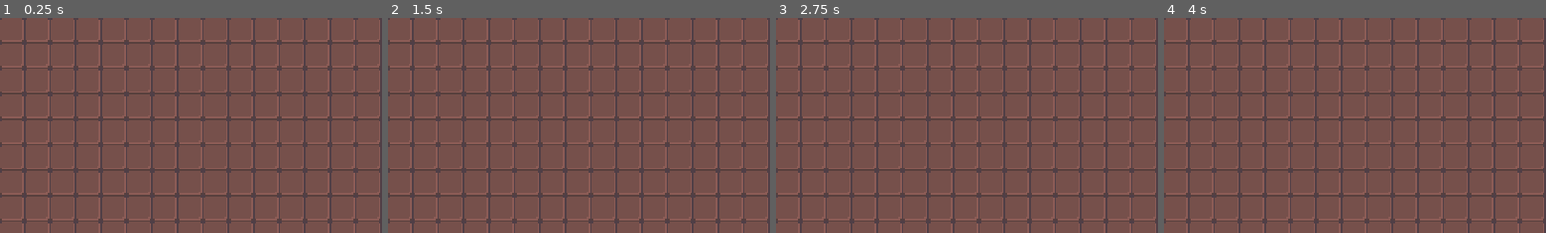
Above: before the commit, frames 1-4 (left to right).
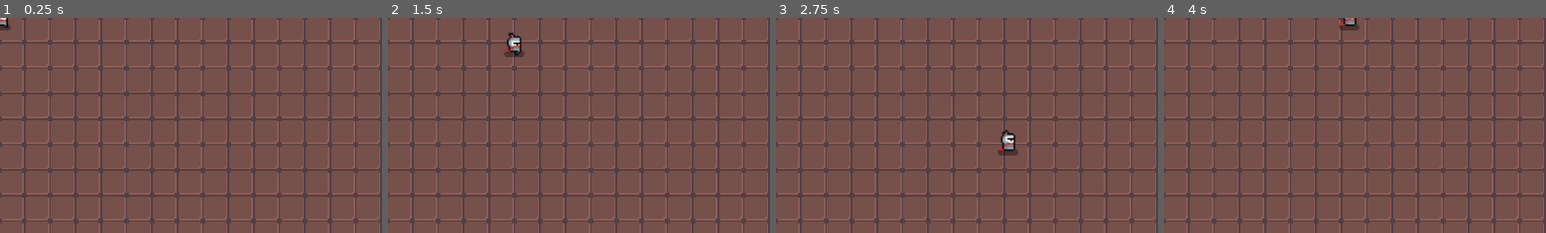
Above: after the commit, the same moments.

Repository: antonio-projects-studio/CoddyGodot
Game: Godot game, scene res://Game.tscn
Two runs of this game, one before a commit and one after it. Both use one fixed random seed, a clock stepped at 60 frames per second and the inputs below.
Inputs (mouse positions are % of the whole screen's width and height, from its top left):
- Up to frame 1 (0.25 s): no input
- Up to frame 2 (1.5 s): move the mouse to (72, 45) at 0.52 s; hold Right (ui_right) 0.53-1.28 s; move the mouse to (30, 55) at 1.27 s; hold Down (ui_down) from 1.28 s (still down)
- Up to frame 3 (2.75 s): move the mouse to (60, 28) at 2.02 s; release Down (ui_down) at 2.03 s; hold Right (ui_right) from 2.03 s (still down)
- Up to frame 4 (4 s): move the mouse to (45, 70) at 2.77 s; release Right (ui_right) at 2.78 s; hold Up (ui_up) 2.78-3.53 s; move the mouse to (80, 65) at 3.52 s; hold Left (ui_left) from 3.53 s (still down)
The pictures show only the part of the screen within x 0-50%, y 0-50%; the shares and areas given below are measured in that part.

The runs differ from the first frame. In frame 1, 0.1% of the frame differs, in the area x 0-3%, y 0-6%; in frame 2, 0.4%; in frame 3, 0.4%, in the area x 58-64%, y 52-64%; in frame 4, 0.3%.

Commit message:
add player

Diff:
--- /dev/null
+++ b/Modules/Module-4-Godot/Roguelike/Characters/Player/FiniteStateMachine.gd
@@ -0,0 +1,34 @@
+extends FiniteStateMachine
+
+
+func _init() -> void:
+	_add_state("idle")
+	_add_state("move")
+
+
+func _ready():
+	set_state(states.idle)
+
+
+func _state_logic(_delta: float) -> void:
+	parent.get_input()
+	parent.move()
+
+
+func _get_transition() -> int:
+	match state:
+		states.idle:
+			if parent.velocity.length() > 10:
+				return states.move
+		states.move:
+			if parent.velocity.length() < 10:
+				return states.idle
+	return -1
+
+
+func _enter_state(_previous_state: int, new_state: int) -> void:
+	match new_state:
+		states.idle:
+			animation_player.play("idle")
+		states.move:
+			animation_player.play("move")
--- /dev/null
+++ b/Modules/Module-4-Godot/Roguelike/Characters/Player/Player.gd
@@ -0,0 +1,21 @@
+extends Character
+
+func _physics_process(_delta):
+	var mouse_direction: Vector2 = (get_global_mouse_position() - global_position).normalized()
+
+	if mouse_direction.x > 0 and animated_sprite.flip_h:
+		animated_sprite.flip_h = false
+	elif mouse_direction.x < 0 and not animated_sprite.flip_h:
+		animated_sprite.flip_h = true
+
+
+func get_input():
+	mov_direction = Vector2.ZERO
+	if Input.is_action_pressed("ui_down"):
+		mov_direction += Vector2.DOWN
+	if Input.is_action_pressed("ui_up"):
+		mov_direction += Vector2.UP
+	if Input.is_action_pressed("ui_right"):
+		mov_direction += Vector2.RIGHT
+	if Input.is_action_pressed("ui_left"):
+		mov_direction += Vector2.LEFT
--- /dev/null
+++ b/Modules/Module-4-Godot/Roguelike/Characters/Player/Player.tscn
@@ -0,0 +1,153 @@
+[gd_scene load_steps=23 format=2]
+
+[ext_resource path="res://Characters/Character.tscn" type="PackedScene" id=1]
+[ext_resource path="res://Characters/Player/Player.gd" type="Script" id=2]
+[ext_resource path="res://Art/v1.1 dungeon crawler 16x16 pixel pack/heroes/knight/knight_run_spritesheet.png" type="Texture" id=4]
+[ext_resource path="res://Characters/Player/FiniteStateMachine.gd" type="Script" id=5]
+[ext_resource path="res://Art/v1.1 dungeon crawler 16x16 pixel pack/heroes/knight/knight_idle_spritesheet.png" type="Texture" id=6]
+
+[sub_resource type="AtlasTexture" id=1]
+atlas = ExtResource( 6 )
+region = Rect2( 0, 0, 16, 16 )
+
+[sub_resource type="AtlasTexture" id=2]
+atlas = ExtResource( 6 )
+region = Rect2( 16, 0, 16, 16 )
+
+[sub_resource type="AtlasTexture" id=3]
+atlas = ExtResource( 6 )
+region = Rect2( 32, 0, 16, 16 )
+
+[sub_resource type="AtlasTexture" id=4]
+atlas = ExtResource( 6 )
+region = Rect2( 48, 0, 16, 16 )
+
+[sub_resource type="AtlasTexture" id=5]
+atlas = ExtResource( 6 )
+region = Rect2( 64, 0, 16, 16 )
+
+[sub_resource type="AtlasTexture" id=6]
+atlas = ExtResource( 6 )
+region = Rect2( 80, 0, 16, 16 )
+
+[sub_resource type="AtlasTexture" id=7]
+atlas = ExtResource( 4 )
+region = Rect2( 0, 0, 16, 16 )
+
+[sub_resource type="AtlasTexture" id=8]
+atlas = ExtResource( 4 )
+region = Rect2( 16, 0, 16, 16 )
+
+[sub_resource type="AtlasTexture" id=9]
+atlas = ExtResource( 4 )
+region = Rect2( 32, 0, 16, 16 )
+
+[sub_resource type="AtlasTexture" id=10]
+atlas = ExtResource( 4 )
+region = Rect2( 48, 0, 16, 16 )
+
+[sub_resource type="AtlasTexture" id=11]
+atlas = ExtResource( 4 )
+region = Rect2( 64, 0, 16, 16 )
+
+[sub_resource type="AtlasTexture" id=12]
+atlas = ExtResource( 4 )
+region = Rect2( 80, 0, 16, 16 )
+
+[sub_resource type="SpriteFrames" id=13]
+animations = [ {
+"frames": [ SubResource( 1 ), SubResource( 2 ), SubResource( 3 ), SubResource( 4 ), SubResource( 5 ), SubResource( 6 ) ],
+"loop": true,
+"name": "idle",
+"speed": 5.0
+}, {
+"frames": [ SubResource( 7 ), SubResource( 8 ), SubResource( 9 ), SubResource( 10 ), SubResource( 11 ), SubResource( 12 ) ],
+"loop": true,
+"name": "move",
+"speed": 5.0
+} ]
+
+[sub_resource type="CapsuleShape2D" id=14]
+radius = 4.0
+height = 0.0
+
+[sub_resource type="Animation" id=15]
+length = 0.001
+tracks/0/type = "value"
+tracks/0/path = NodePath(".:frame")
+tracks/0/interp = 1
+tracks/0/loop_wrap = true
+tracks/0/imported = false
+tracks/0/enabled = true
+tracks/0/keys = {
+"times": PoolRealArray( 0 ),
+"transitions": PoolRealArray( 1 ),
+"update": 0,
+"values": [ 0 ]
+}
+tracks/1/type = "value"
+tracks/1/path = NodePath("AnimatedSprite:frame")
+tracks/1/interp = 1
+tracks/1/loop_wrap = true
+tracks/1/imported = false
+tracks/1/enabled = true
+tracks/1/keys = {
+"times": PoolRealArray( 0 ),
+"transitions": PoolRealArray( 1 ),
+"update": 0,
+"values": [ 0 ]
+}
+
+[sub_resource type="Animation" id=16]
+resource_name = "idle"
+length = 0.6
+loop = true
+tracks/0/type = "value"
+tracks/0/path = NodePath("AnimatedSprite:frame")
+tracks/0/interp = 1
+tracks/0/loop_wrap = true
+tracks/0/imported = false
+tracks/0/enabled = true
+tracks/0/keys = {
+"times": PoolRealArray( 0, 0.1, 0.2, 0.3, 0.4, 0.5 ),
+"transitions": PoolRealArray( 1, 1, 1, 1, 1, 1 ),
+"update": 1,
+"values": [ 0, 1, 2, 3, 4, 5 ]
+}
+
+[sub_resource type="Animation" id=17]
+resource_name = "move"
+length = 0.6
+loop = true
+tracks/0/type = "value"
+tracks/0/path = NodePath("AnimatedSprite:frame")
+tracks/0/interp = 1
+tracks/0/loop_wrap = true
+tracks/0/imported = false
+tracks/0/enabled = true
+tracks/0/keys = {
+"times": PoolRealArray( 0, 0.1, 0.2, 0.3, 0.4, 0.5 ),
+"transitions": PoolRealArray( 1, 1, 1, 1, 1, 1 ),
+"update": 1,
+"values": [ 0, 1, 2, 3, 4, 5 ]
+}
+
+[node name="Player" instance=ExtResource( 1 )]
+script = ExtResource( 2 )
+
+[node name="FiniteStateMachine" parent="." index="0"]
+script = ExtResource( 5 )
+
+[node name="AnimatedSprite" parent="." index="1"]
+frames = SubResource( 13 )
+animation = "move"
+
+[node name="CollisionShape2D" parent="." index="2"]
+position = Vector2( 0, 3 )
+shape = SubResource( 14 )
+
+[node name="AnimationPlayer" parent="." index="3"]
+root_node = NodePath("..")
+anims/RESET = SubResource( 15 )
+anims/idle = SubResource( 16 )
+anims/move = SubResource( 17 )
--- a/Modules/Module-4-Godot/Roguelike/Game.tscn
+++ b/Modules/Module-4-Godot/Roguelike/Game.tscn
@@ -1,6 +1,7 @@
-[gd_scene load_steps=3 format=2]
+[gd_scene load_steps=4 format=2]
 
 [ext_resource path="res://Art/v1.1 dungeon crawler 16x16 pixel pack/full tilemap.png" type="Texture" id=1]
+[ext_resource path="res://Characters/Player/Player.tscn" type="PackedScene" id=2]
 
 [sub_resource type="TileSet" id=1]
 0/name = "land"
@@ -25,3 +26,5 @@
 cell_size = Vector2( 16, 16 )
 format = 1
 tile_data = PoolIntArray( 0, 0, 0, 1, 0, 0, 2, 0, 0, 3, 0, 0, 4, 0, 0, 5, 0, 0, 6, 0, 0, 7, 0, 0, 8, 0, 0, 9, 0, 0, 10, …(6917 unchanged characters)…
+
+[node name="Player" parent="." instance=ExtResource( 2 )]
--- a/Modules/Module-4-Godot/Roguelike/project.godot
+++ b/Modules/Module-4-Godot/Roguelike/project.godot
@@ -20,7 +20,7 @@
 "path": "res://Characters/FSM.gd"
 } ]
 _global_script_class_icons={
-"Character": "",
+"Character": "res://Art/v1.1 dungeon crawler 16x16 pixel pack/heroes/knight/knight_idle_anim_f0.png",
 "FiniteStateMachine": ""
 }
 
